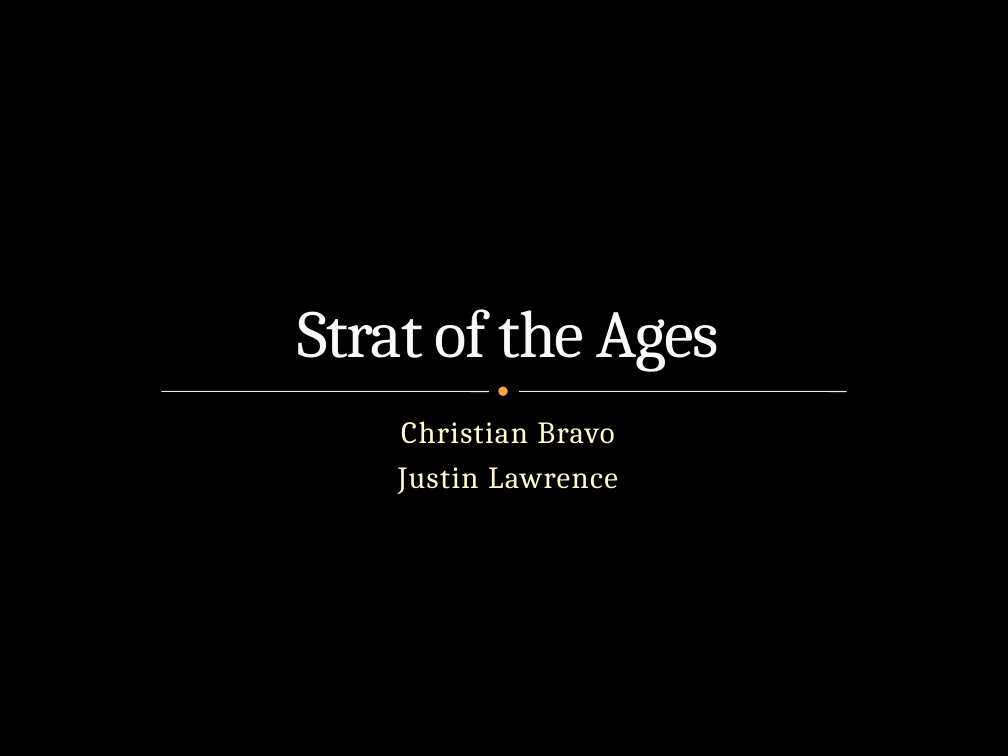
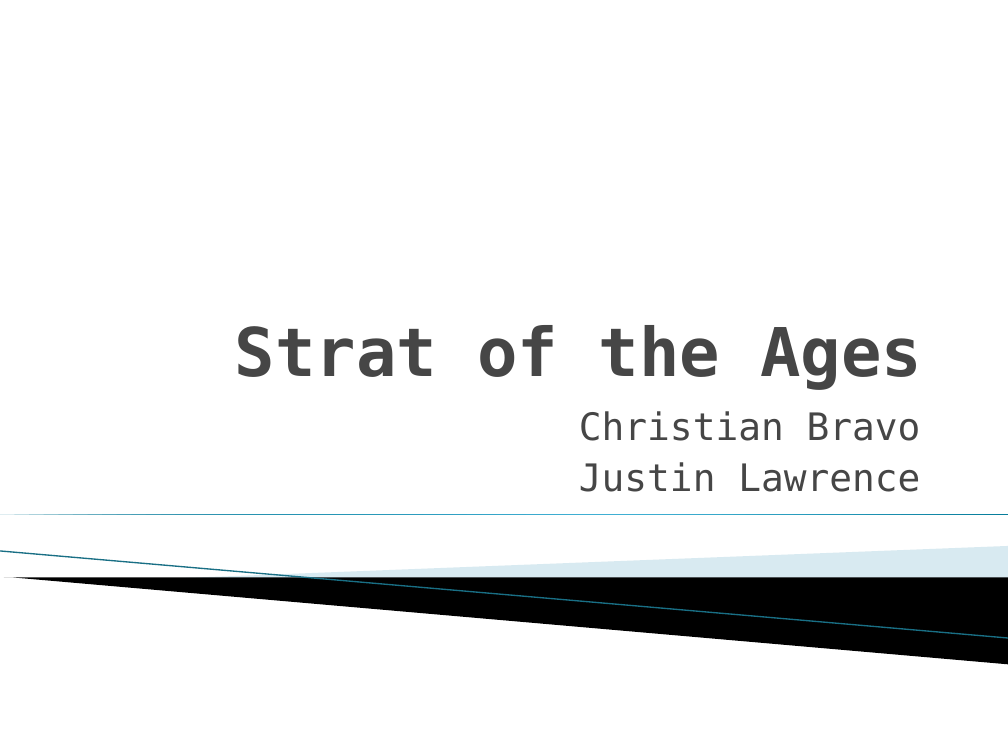
Before and after one commit to SunriseBolt/Strategy-Game, a slide deck: slide 1 of Strat of the Ages.pptx. Drawn at 1008x756 pixels with LibreOffice and Linux fonts; fonts in the diff are those of the drawing; background and template pictures are left out. Boxes give left, top, right and bottom in pixels: in the first picture for what was removed or moved away, otherwise in the second. Text is boxed around its words. In the diff, an @@ line names an element or a change of style, - is before the commit and + after.

```diff
--- a/Strat of the Ages.pptx
+++ b/Strat of the Ages.pptx
@@ background picture (left out) to #FFFFFF @@
@@ title "Strat of the Ages": place and size @@
-title "Strat of the Ages" at (297, 309, 719, 372)
+title "Strat of the Ages" at (235, 325, 923, 390)
@@ title "Strat of the Ages" at (235, 325, 923, 390): font Cambria to DejaVu Sans Mono, text colour #F9F9F9 to #464646, letter spacing -1 to 0 pt, letter outline #3C4422 0.25 pt to none, bold on; alignment centre to right @@
@@ ellipse removed at (501, 389, 506, 394) @@
@@ subtitle "Christian Bravo": place and size @@
-subtitle "Christian Bravo" at (398, 421, 618, 494)
+subtitle "Christian Bravo" at (579, 411, 921, 492)
@@ subtitle "Christian Bravo" at (579, 411, 921, 492): size 22 to 27 pt, font Cambria to DejaVu Sans Mono, text colour #FEFAC9 to #464646, letter spacing 1 to 0 pt; alignment centre to right; less space between paragraphs @@
@@ line removed from (161, 391) to (489, 391) @@
@@ line removed from (519, 391) to (847, 391) @@
@@ right triangle added at (0, 514, 1008, 514), fill gradient #007896 to #4CBBDF @@
@@ line added from (0, 551) to (1008, 638), #97C5D8 0.95 pt @@
@@ freeform shape added at (186, 546, 1008, 600), fill #A0CBDC at 40% opacity @@
@@ freeform shape added at (4, 578, 1008, 664), fill #000000 @@
```
Also in this commit, not shown: 3 other slides changed, 4 slides added, 5 slides removed, 1 other file.
